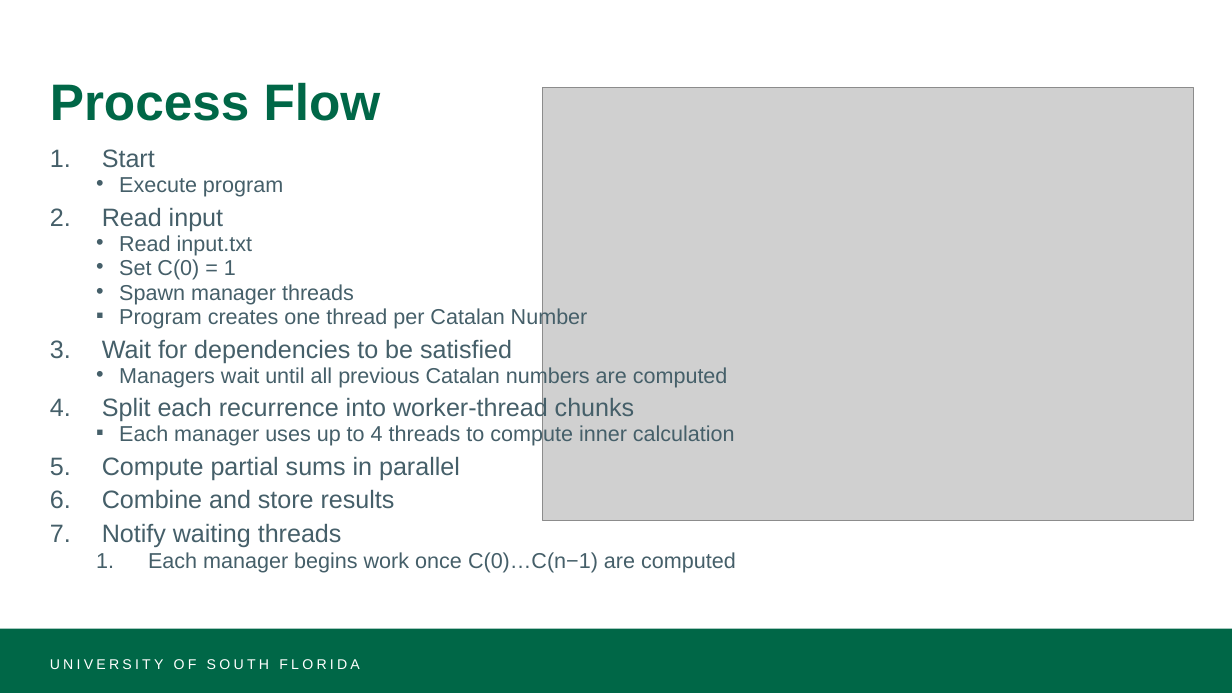
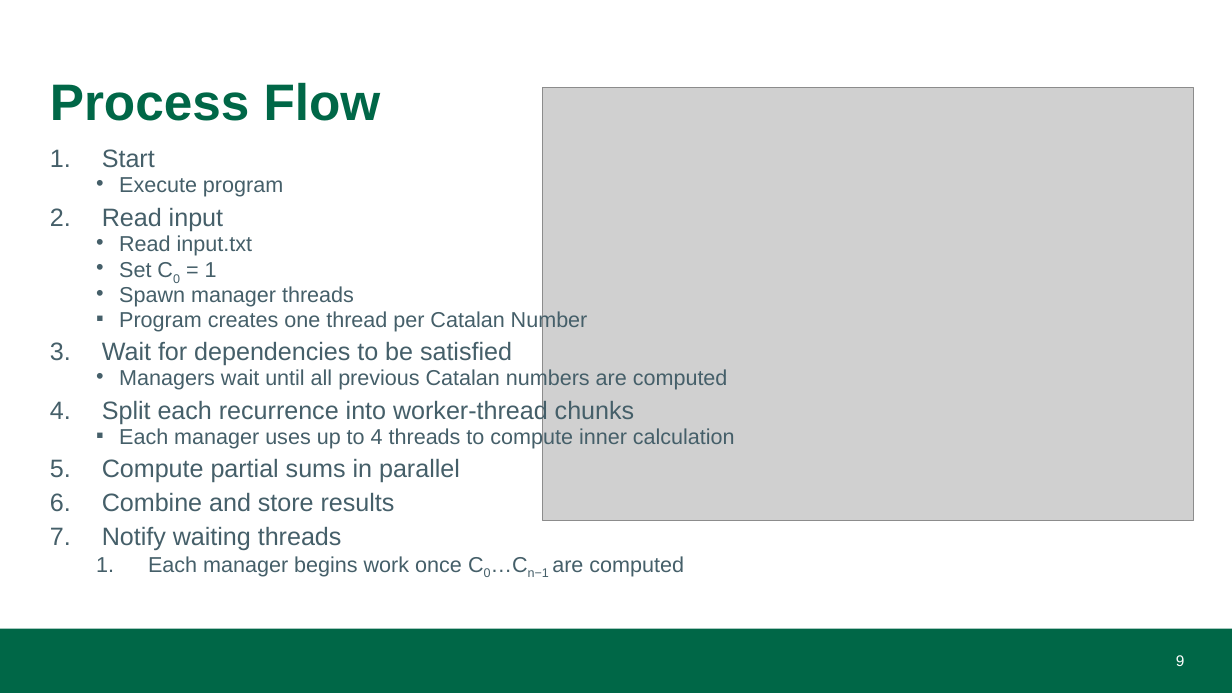
Before and after one commit to KS-AO-HUB/OS-Group-Project, a slide deck: slide 9 of catalan.pptx (slide 8 before the commit). Drawn at 1232x693 pixels with LibreOffice and Linux fonts; fonts in the diff are those of the drawing; grey boxes stand for pictures. Boxes give left, top, right and bottom in pixels: in the first picture for what was removed or moved away, otherwise in the second. Text is boxed around its words. In the diff, an @@ line names an element or a change of style, - is before the commit and + after.

```diff
--- a/catalan.pptx
+++ b/catalan.pptx
@@ text at (x1=119, y1=262, x2=217, y2=277): text changed @@
-  • Set C(0) = 1
+  • Set C0 = 1
@@ text at (x1=148, y1=556, x2=684, y2=577): text changed @@
-  1. Each manager begins work once C(0)…C(n−1) are computed
+  1. Each manager begins work once C0…Cn−1 are computed
@@ text removed at (x1=50, y1=659, x2=359, y2=669) @@
-UNIVERSITY OF SOUTH FLORIDA
@@ page number added at (x1=1176, y1=655, x2=1185, y2=666), 12 pt, text #FFFFFF @@
+9
```
Also in this commit, not shown: 7 other slides changed, 4 slides added, 2 slides removed, 1 other file.
